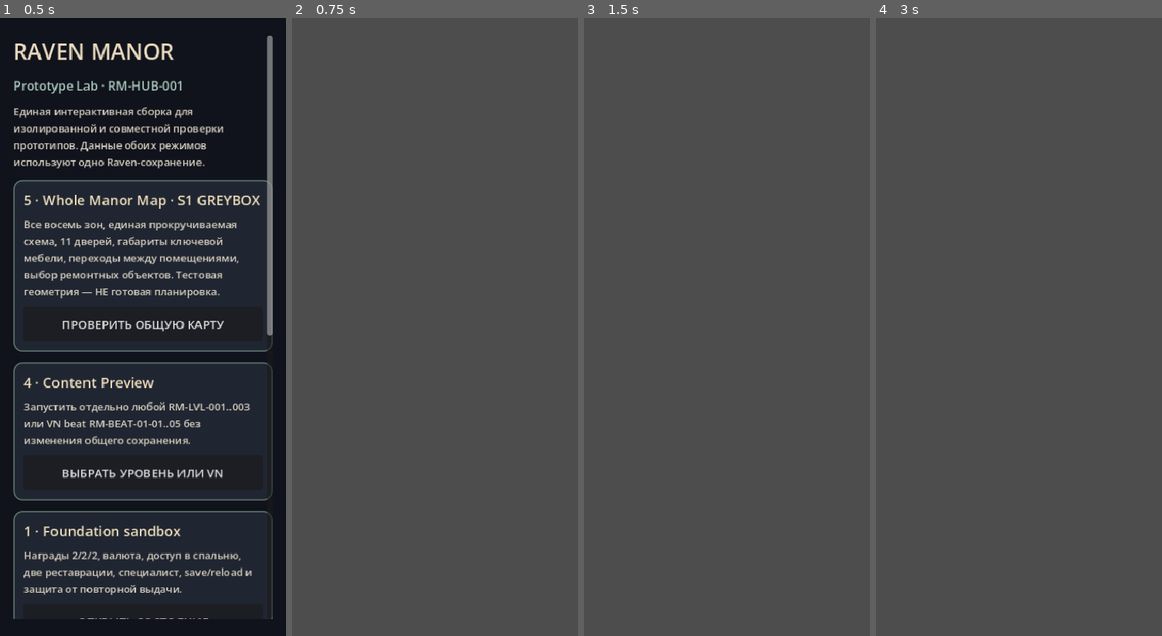
Above: before the commit, frames 1-4 (left to right).
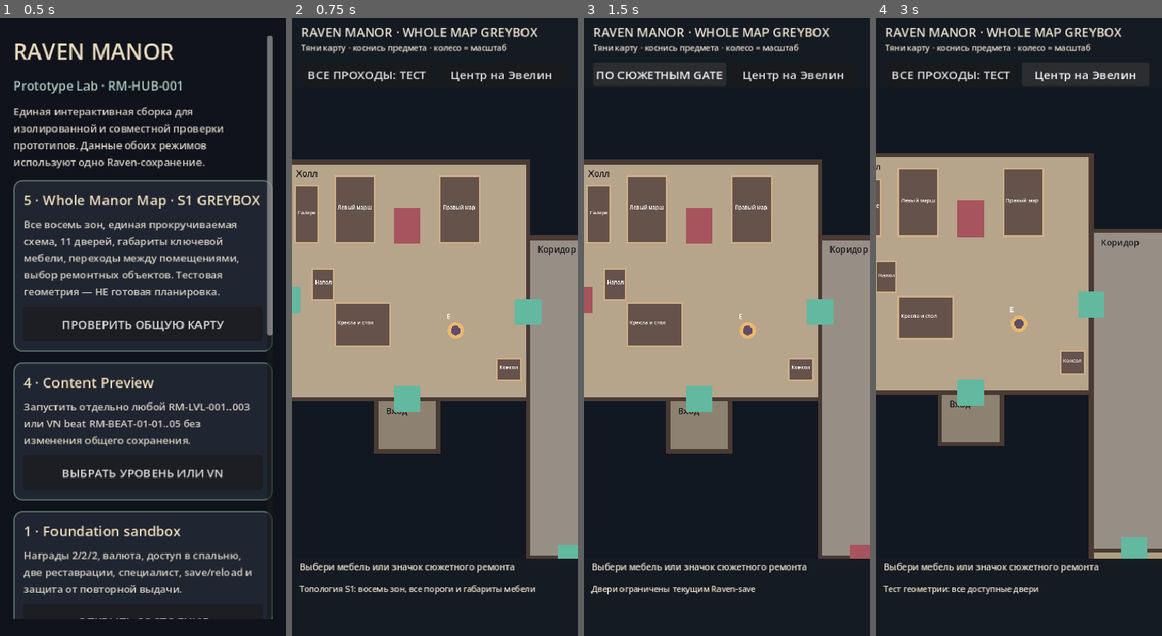
Above: after the commit, the same moments.

Repository: bezdredoff/RavenManor-Godot
Game: Godot game, scene res://scenes/raven/prototype_launcher.tscn
Two runs of this game, one before a commit and one after it. Both use one fixed random seed, a clock stepped at 60 frames per second and the inputs below.
Inputs (mouse positions are in pixels of both pictures, inside the frame that each line leads up to):
- Up to frame 1 (0.5 s): no input
- Up to frame 2 (0.75 s): click "ПРОВЕРИТЬ ОБЩУЮ КАРТУ" at 0.5 s
- Up to frame 3 (1.5 s): click (658, 73) at 1.25 s, where only the run after the commit has a clickable "ВСЕ ПРОХОДЫ: ТЕСТ"
- Up to frame 4 (3 s): click (950, 73) at 2 s, where only the run after the commit has a clickable "ПО СЮЖЕТНЫМ GATE"; click (1084, 73) at 2.75 s, where only the run after the commit has a clickable "Центр на Эвелин"

Frame 1 is identical in both runs. In frame 2, 94% of the frame differs, in the area x 0-100%, y 0-100%; in frame 3, 94%; in frame 4, 95%.
Error before the commit: Parse Error: Too few arguments for "draw_set_transform()" call. Expected at least 1 but received 0. (res://scripts/raven/season1_map_greybox.gd:281)

Commit message:
Fix Godot 4.7 draw_set_transform reset argument reported by PR CI

Diff:
--- a/scripts/raven/season1_map_greybox.gd
+++ b/scripts/raven/season1_map_greybox.gd
@@ -278,4 +278,4 @@
 	draw_circle(actor_pos, 24, Color("e8b86c"))
 	draw_circle(actor_pos, 14, Color("634c69"))
 	draw_string(f, actor_pos + Vector2(-27, -34), "E", HORIZONTAL_ALIGNMENT_LEFT, -1, 22, Color.WHITE)
-	draw_set_transform()
+	draw_set_transform(Vector2.ZERO)
